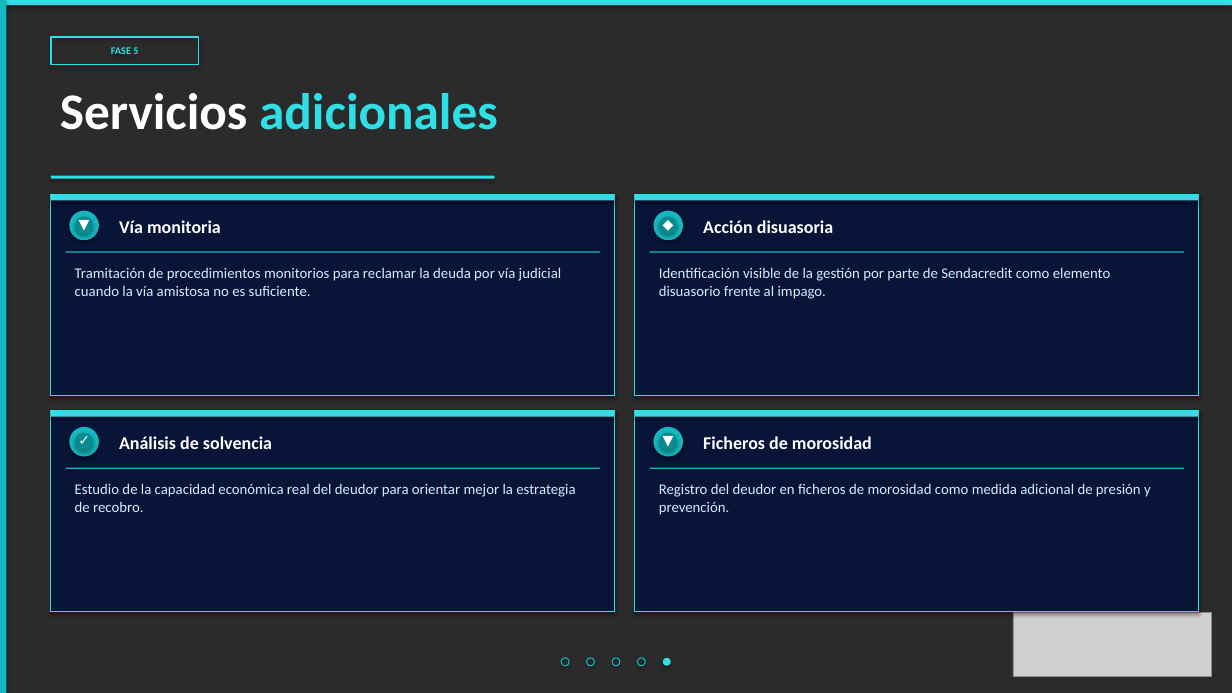
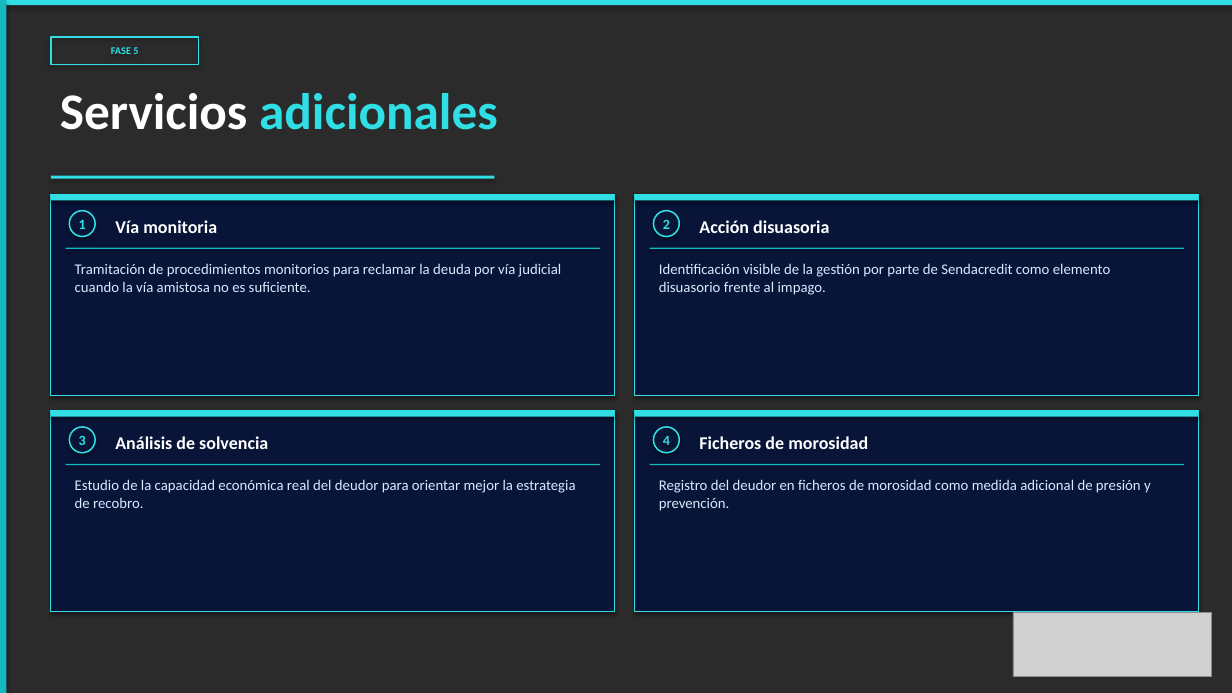
Before and after one commit to alejandroas010/alepixel-web, a slide deck: slide 6 of sendacredit_propuesta.pptx. Drawn at 1232x693 pixels with LibreOffice and Linux fonts; fonts in the diff are those of the drawing; grey boxes stand for pictures; background and template pictures are left out; a plain dark background stands for a picture behind light text. Boxes give left, top, right and bottom in pixels: in the first picture for what was removed or moved away, otherwise in the second. Text is boxed around its words. In the diff, an @@ line names an element or a change of style, - is before the commit and + after.

```diff
--- a/sendacredit_propuesta.pptx
+++ b/sendacredit_propuesta.pptx
@@ ellipse: place and size @@
-ellipse at box(69, 211, 99, 240)
+ellipse at box(69, 211, 95, 237)
@@ text removed at box(69, 211, 99, 240) @@
-▼
@@ ellipse removed at box(75, 216, 93, 235) @@
@@ text added at box(79, 220, 86, 229), 11 pt, text #2FDFE5, bold @@
+1
@@ text "Vía monitoria": place and size @@
-text "Vía monitoria" at box(119, 220, 221, 233)
+text "Vía monitoria" at box(115, 220, 217, 233)
@@ ellipse: place and size @@
-ellipse at box(653, 211, 683, 240)
+ellipse at box(653, 211, 679, 237)
@@ text removed at box(653, 211, 683, 240) @@
-◆
@@ ellipse removed at box(659, 216, 677, 235) @@
@@ text added at box(663, 219, 670, 229), 11 pt, text #2FDFE5, bold @@
+2
@@ text "Acción disuasoria": place and size @@
-text "Acción disuasoria" at box(703, 220, 833, 233)
+text "Acción disuasoria" at box(699, 220, 829, 233)
@@ text "Tramitación de procedimientos monitorios para ...": place and size @@
-text "Tramitación de procedimientos monitorios para ..." at box(75, 267, 562, 296)
+text "Tramitación de procedimientos monitorios para ..." at box(75, 263, 562, 292)
@@ text "Identificación visible de la gestión ...": place and size @@
-text "Identificación visible de la gestión ..." at box(659, 267, 1110, 299)
+text "Identificación visible de la gestión ..." at box(659, 263, 1110, 295)
@@ ellipse: place and size @@
-ellipse at box(69, 427, 99, 457)
+ellipse at box(69, 427, 95, 453)
@@ text removed at box(69, 427, 99, 457) @@
-✓
@@ ellipse removed at box(75, 433, 93, 451) @@
@@ text added at box(79, 435, 86, 445), 11 pt, text #2FDFE5, bold @@
+3
@@ text "Análisis de solvencia": place and size @@
-text "Análisis de solvencia" at box(119, 436, 272, 449)
+text "Análisis de solvencia" at box(115, 436, 268, 449)
@@ fill #13B9BF to #0A1638; outline none to #2FDFE5 1.2 pt in 4 elements at box(69, 211, 95, 237), box(653, 211, 679, 237), box(69, 427, 95, 453), box(653, 427, 679, 453) @@
@@ ellipse: place and size @@
-ellipse at box(653, 427, 683, 457)
+ellipse at box(653, 427, 679, 453)
@@ text removed at box(653, 427, 683, 457) @@
-▼
@@ ellipse removed at box(659, 433, 677, 451) @@
@@ text added at box(663, 436, 670, 445), 11 pt, text #2FDFE5, bold @@
+4
@@ text "Ficheros de morosidad": place and size @@
-text "Ficheros de morosidad" at box(703, 436, 872, 449)
+text "Ficheros de morosidad" at box(699, 436, 868, 449)
@@ text "Estudio de la capacidad económica ...": place and size @@
-text "Estudio de la capacidad económica ..." at box(75, 483, 575, 512)
+text "Estudio de la capacidad económica ..." at box(75, 479, 575, 508)
@@ rectangle: place and size @@
-rectangle at box(66, 468, 600, 469)
+rectangle at box(66, 464, 600, 465)
@@ text "Registro del deudor en ficheros ...": place and size @@
-text "Registro del deudor en ficheros ..." at box(659, 483, 1151, 515)
+text "Registro del deudor en ficheros ..." at box(659, 479, 1151, 511)
@@ rectangle: place and size @@
-rectangle at box(650, 468, 1184, 469)
+rectangle at box(650, 464, 1184, 465)
@@ ellipse removed at box(561, 658, 569, 666) @@
@@ ellipse removed at box(587, 658, 595, 666) @@
@@ ellipse removed at box(612, 658, 620, 666) @@
@@ ellipse removed at box(638, 658, 646, 666) @@
@@ ellipse removed at box(663, 658, 671, 666) @@
```
Also in this commit, not shown: 4 other slides changed.
